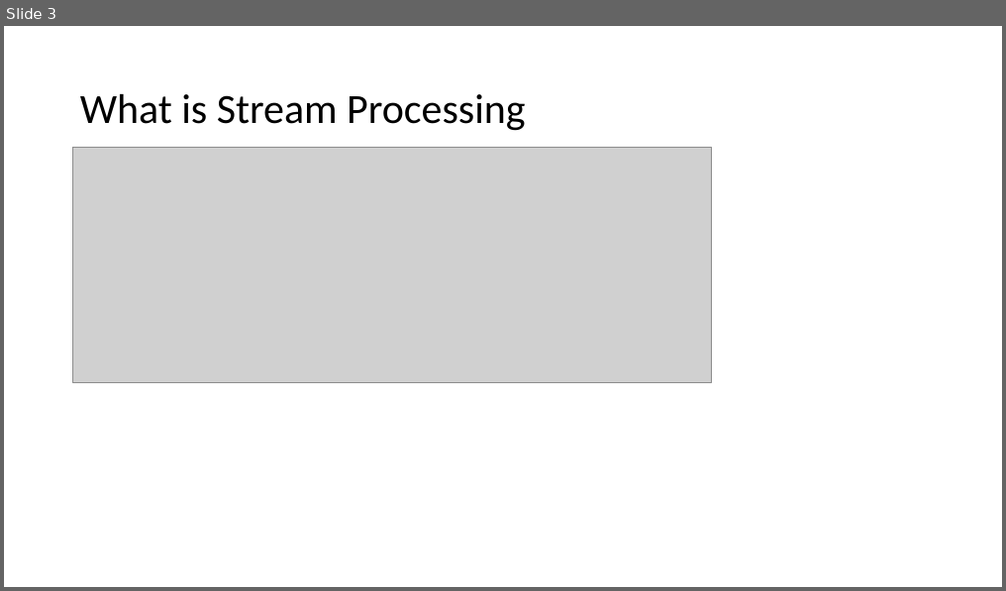
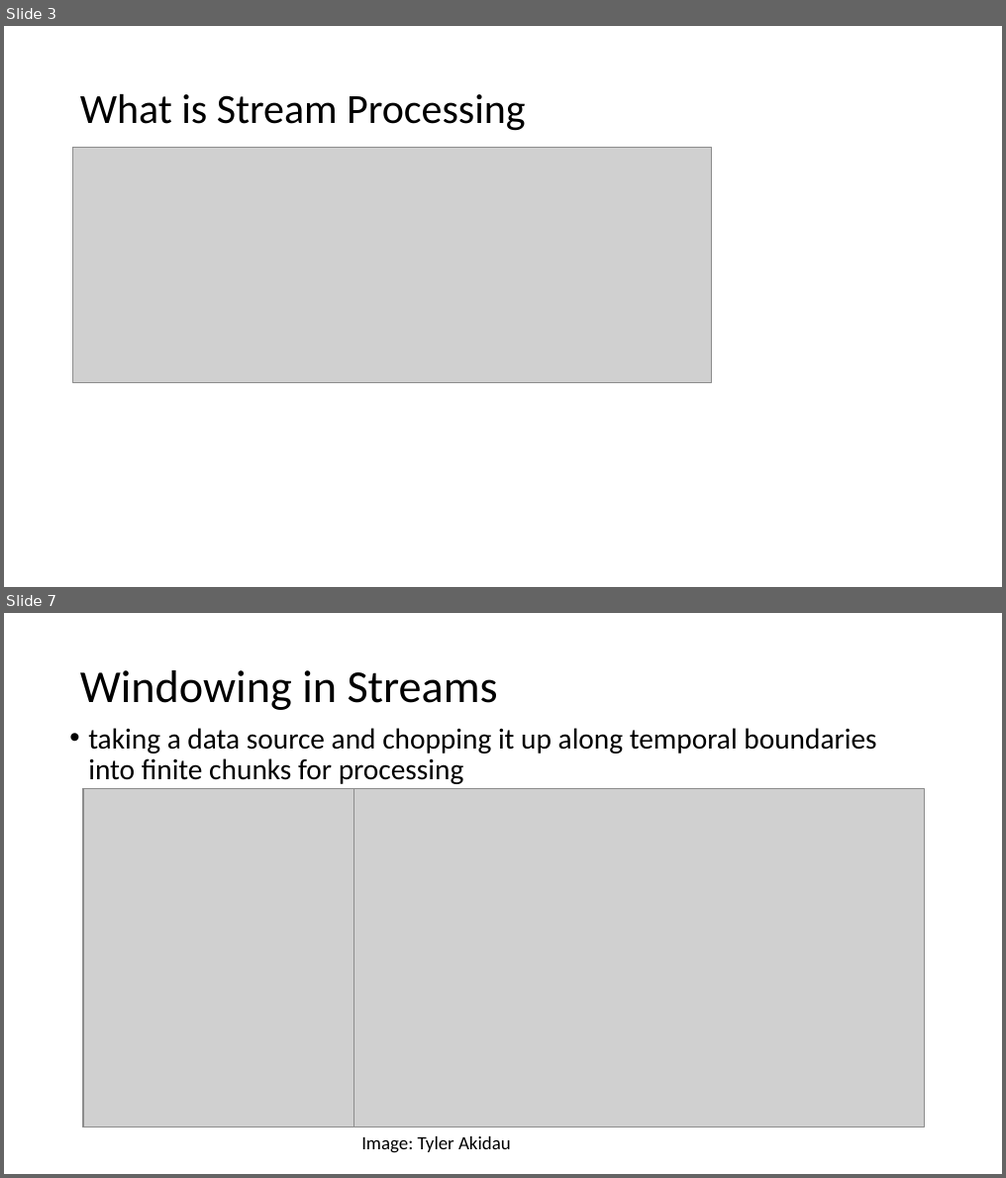
Before and after one commit to binitakaushik18/play-stream-maskingservice, a slide deck: doc/Kafka-Streams-TechConf [Autosaved].pptx. Shown one above the other, each under a label of ours: slide 3 before the commit, slides 3 and 7 after it; the slides between them are not shown. The pictures are 1006x591 and 1006x1178 pixels, drawn with LibreOffice and Linux fonts; fonts in the diff are those of the drawing; grey boxes stand for pictures. Boxes give left, top, right and bottom in pixels: in the first picture for what was removed or moved away, otherwise in the second. Text is boxed around its words. In the diff, an @@ line names an element or a change of style, - is before the commit and + after.

```diff
--- a/doc/Kafka-Streams-TechConf [Autosaved].pptx
+++ b/doc/Kafka-Streams-TechConf [Autosaved].pptx
@@ slide 7 added at [4,613,1002,1174], background #FFFFFF @@
@@ title added at [80,670,498,710], 44 pt, text #000000 @@
+Windowing in Streams
@@ text added at [88,728,876,784], 28 pt, text #000000 @@
+• taking a data source and chopping it up along temporal boundaries into finite chunks for processing
@@ picture added at [82,789,924,1128] @@
@@ picture added at [84,789,354,1128] @@
@@ text added at [361,1137,511,1154], 18 pt, text #000000 @@
+Image: Tyler Akidau
```
Also in this commit, not shown: 10 slides changed, 4 other slides added, 4 other files.
